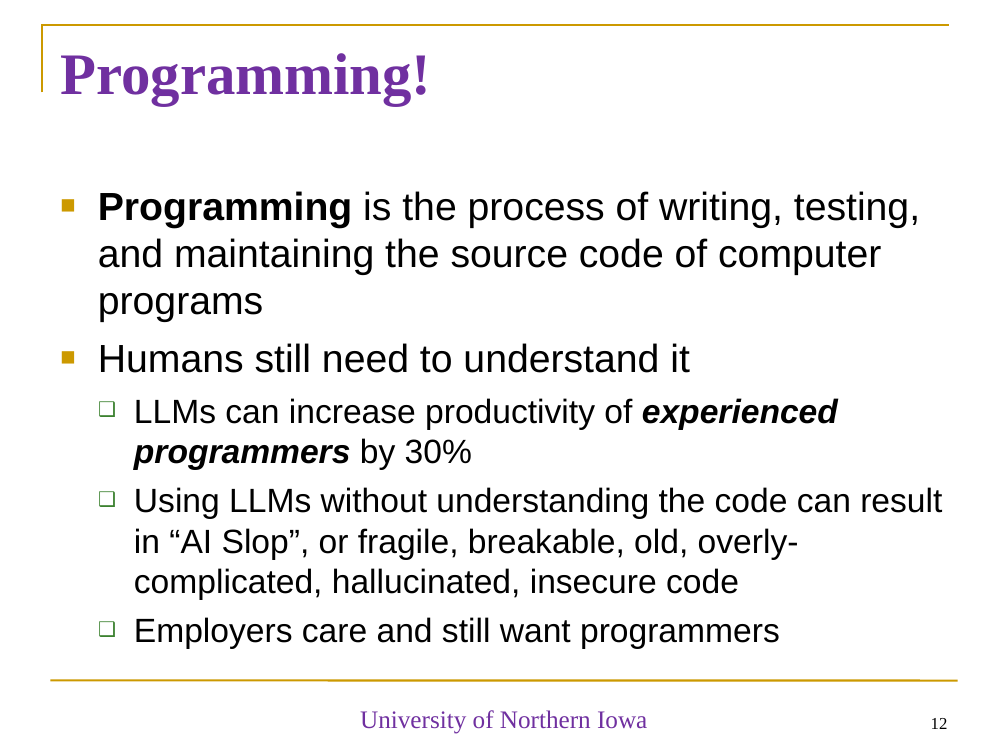
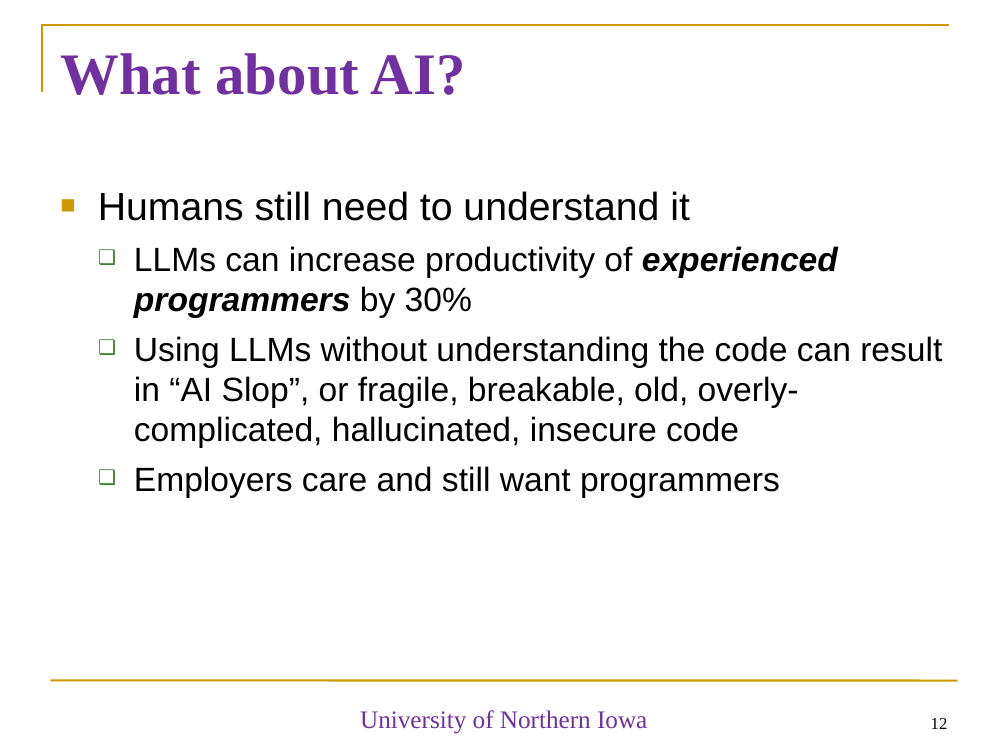
Before and after one commit to diesburg/cs1510_sp26, a slide deck: slide 12 of sessions/intro/intro.ppt. Drawn at 1008x756 pixels with LibreOffice and Linux fonts; fonts in the diff are those of the drawing. Boxes give left, top, right and bottom in pixels: in the first picture for what was removed or moved away, otherwise in the second. Text is boxed around its words. In the diff, an @@ line names an element or a change of style, - is before the commit and + after.

```diff
--- a/sessions/intro/intro.ppt
+++ b/sessions/intro/intro.ppt
@@ title at (x1=60, y1=53, x2=466, y2=95): text changed @@
-Programming!
+What about AI?
@@ text at (x1=98, y1=191, x2=920, y2=322): paragraph removed @@
-■ Programming is the process of writing, testing, and maintaining the source code of computer programs
```
Also in this commit, not shown: 2 other slides changed, 2 other files.
